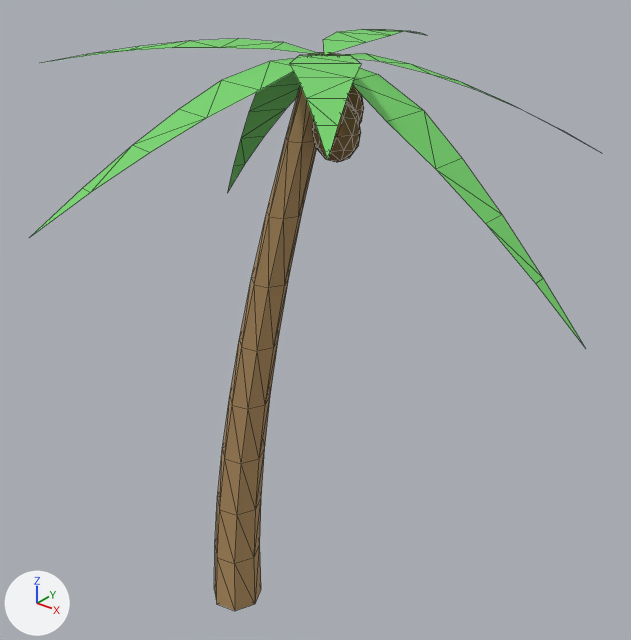
A saved change to the Blender file assets/environment/CoconutTree/CoconutTree.blend.
Camera for both pictures: a camera (50 mm lens) standing at (8.11, -8.02, 10.62) and looking at (1.52, 0.22, 5.51). The axes (+X, +Y, +Z) are drawn at lower left. The lights are the same throughout. The picture after the commit comes second. Mesh edges are drawn as thin lines.

In view in the first picture: 'CoconutTree_CoconutMat', 'CoconutTree_LeafMat', 'CoconutTree_TrunkMat'.
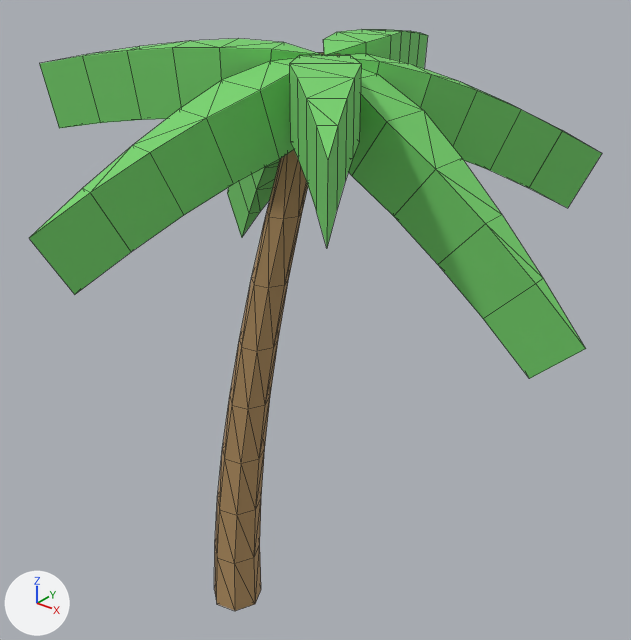
Where the newer file only moved an object's origin or applied its transform, the numbers keep the older frame.

Where the change shows, as pixel boxes (x1, y1, x2, y2) in the pictures (631 x 640 px):
'CoconutTree_LeafMat', reshaped (10% taller): before (29, 29, 594, 347); after (29, 29, 602, 379)
part 1 of me_trunkmesh, built on: before (271, 39, 378, 66); after (29, 31, 602, 379)
'CoconutTree_CoconutMat', unchanged, covered by the edit: before (313, 85, 364, 162)

What changed in the scene script:
```text
Change me_trunkmesh:
    used by ob_coconuttree_leafmat; parent = ob_grotto_coconuttree; location = (1.946, -0.0436, 6.398)
    remove me_trunkmesh.from_pydata(...)  # 84 vertices, 70 faces; spans x -3.33..3.33, y -3.51..3.51, z 0.0..2.7
    add me_trunkmesh.from_pydata(...)  # 162 vertices, 224 faces; spans x -3.33..3.33, y -3.51..3.51, z -0.56..2.7
    me_trunkmesh part 1
    6 vertices are removed from x -0.12, y 0.04, z 2.6
    6 faces are deleted
    84 vertices are added at x -3.19..2.76, y -3.14..3.36, z -0.56..1.9
    160 new faces join them
```
